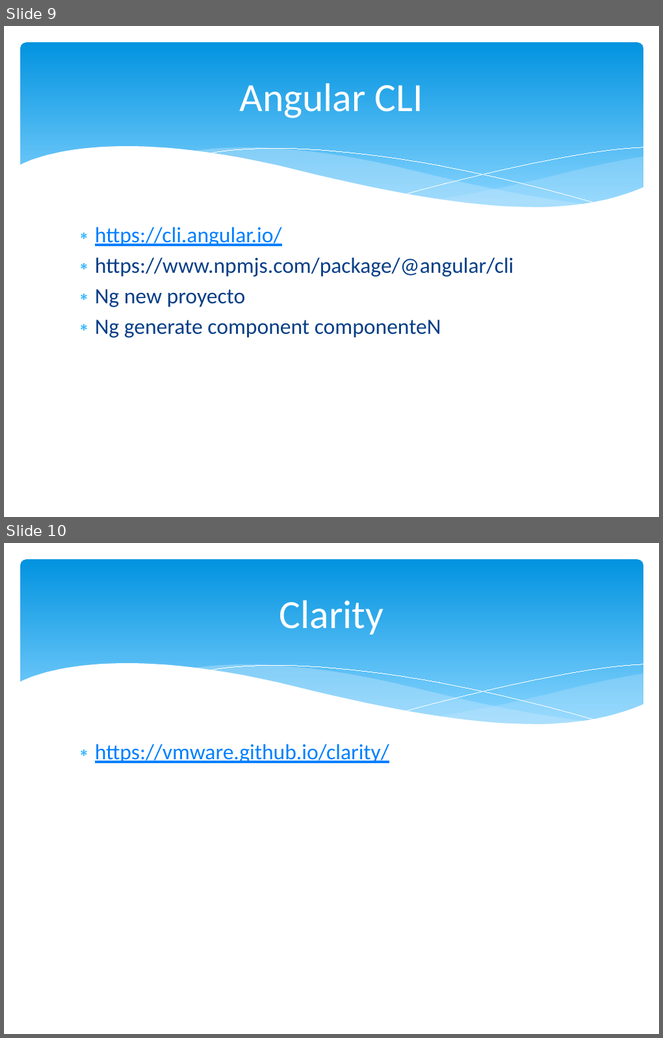
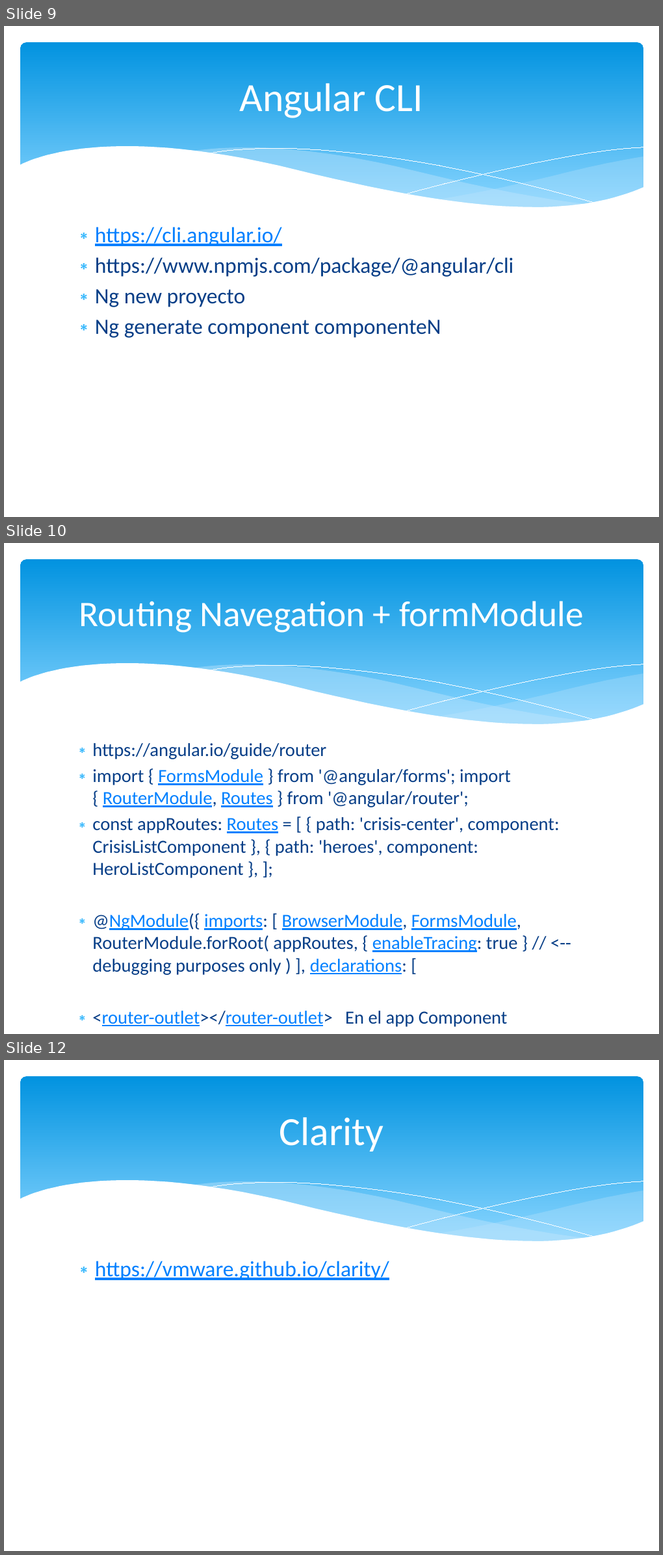
Before and after one commit to codigo-code/fullstack, a slide deck: FullStak Dia 2.pptx. Shown one above the other, each under a label of ours: slides 9 and 10 before the commit, slides 9, 10 and 12 after it; the slides between them are not shown. The pictures are 663x1038 and 663x1555 pixels, drawn with LibreOffice and Linux fonts; fonts in the diff are those of the drawing. Boxes give left, top, right and bottom in pixels: in the first picture for what was removed or moved away, otherwise in the second. Text is boxed around its words. In the diff, an @@ line names an element or a change of style, - is before the commit and + after.

Commit message:
update del ppt del dia 2

```diff
--- a/FullStak Dia 2.pptx
+++ b/FullStak Dia 2.pptx
@@ slide 10 added at (x1=4, y1=543, x2=659, y2=1034), background #FFFFFF; not listed: 6 template elements that a slide beside it also shows @@
@@ title added at (x1=79, y1=601, x2=584, y2=633), 39.6 pt, text #FFFFFF @@
+Routing Navegation + formModule
@@ text added at (x1=92, y1=743, x2=560, y2=1027), 20.4 pt, text #073E87 @@
+∗ https://angular.io/guide/router
+∗ import { FormsModule } from '@angular/forms'; import { RouterModule, Routes } from '@angular/router';
+∗ const appRoutes: Routes = [ { path: 'crisis-center', component: CrisisListComponent }, { path: 'heroes', component: HeroListComponent }, ];
+∗ @NgModule({ imports: [ BrowserModule, FormsModule, RouterModule.forRoot( appRoutes, { enableTracing: true } // <-- debugging purposes only ) ], declarations: [
+∗ <router-outlet></router-outlet> En el app Component
@@ what was slide 10 is now slide 12 @@
```
Also in this commit, not shown: 4 other slides added.
